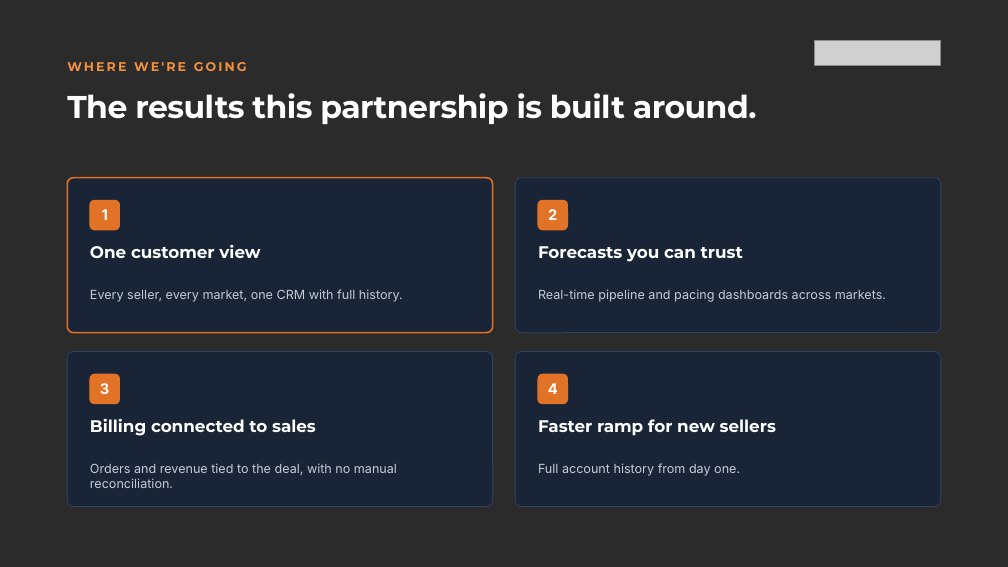
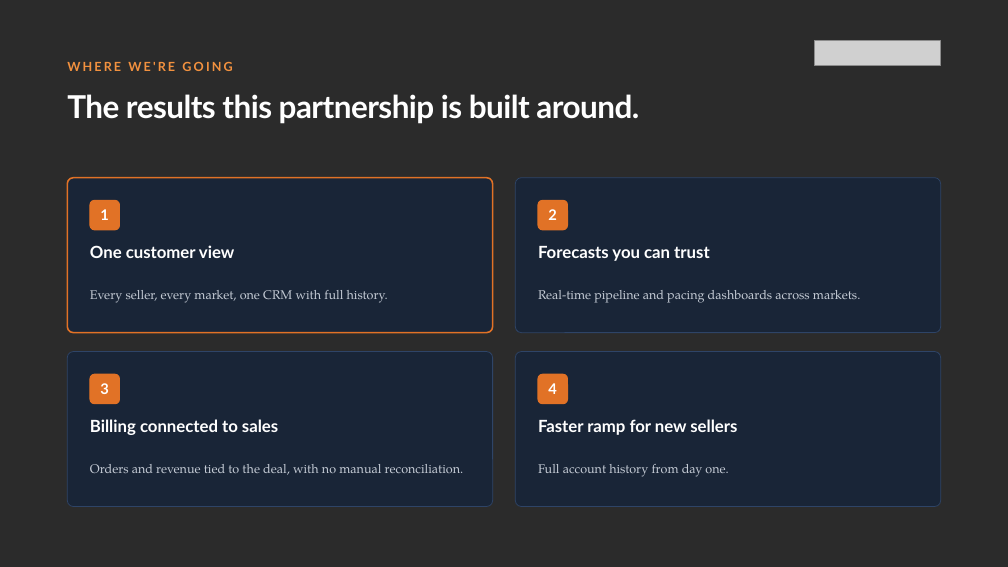
Before and after one commit to emilyhartzell20-pixel/leadg2-scoping-agent, a slide deck: slide 6 of sample-output-retainer.pptx. Drawn at 1008x567 pixels with LibreOffice and Linux fonts; fonts in the diff are those of the drawing; grey boxes stand for pictures; background and template pictures are left out; a plain dark background stands for a picture behind light text. Boxes give left, top, right and bottom in pixels: in the first picture for what was removed or moved away, otherwise in the second. Text is boxed around its words. In the diff, an @@ line names an element or a change of style, - is before the commit and + after.

```diff
--- a/sample-output-retainer.pptx
+++ b/sample-output-retainer.pptx
@@ font Montserrat to Lato in 6 elements at (67,62,232,71), (67,94,639,124), (90,245,234,258), (538,246,710,261), (90,419,278,435), (538,419,737,435) @@
@@ font Inter to TeX Gyre Pagella in 4 elements at (90,290,388,303), (538,290,860,303), (90,464,464,475), (538,464,728,477) @@
```
Also in this commit, not shown: 13 other slides changed, 22 other files.
